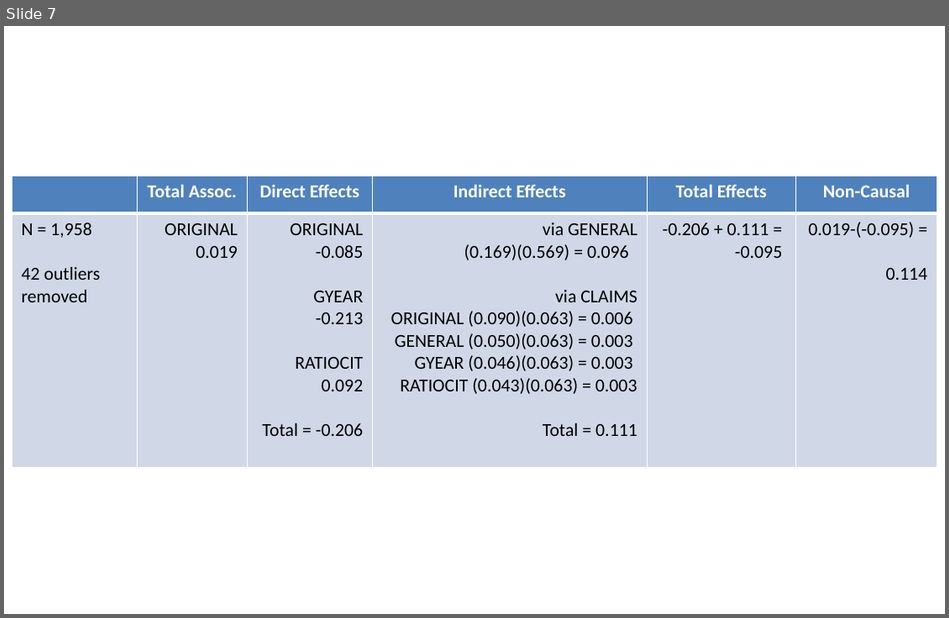
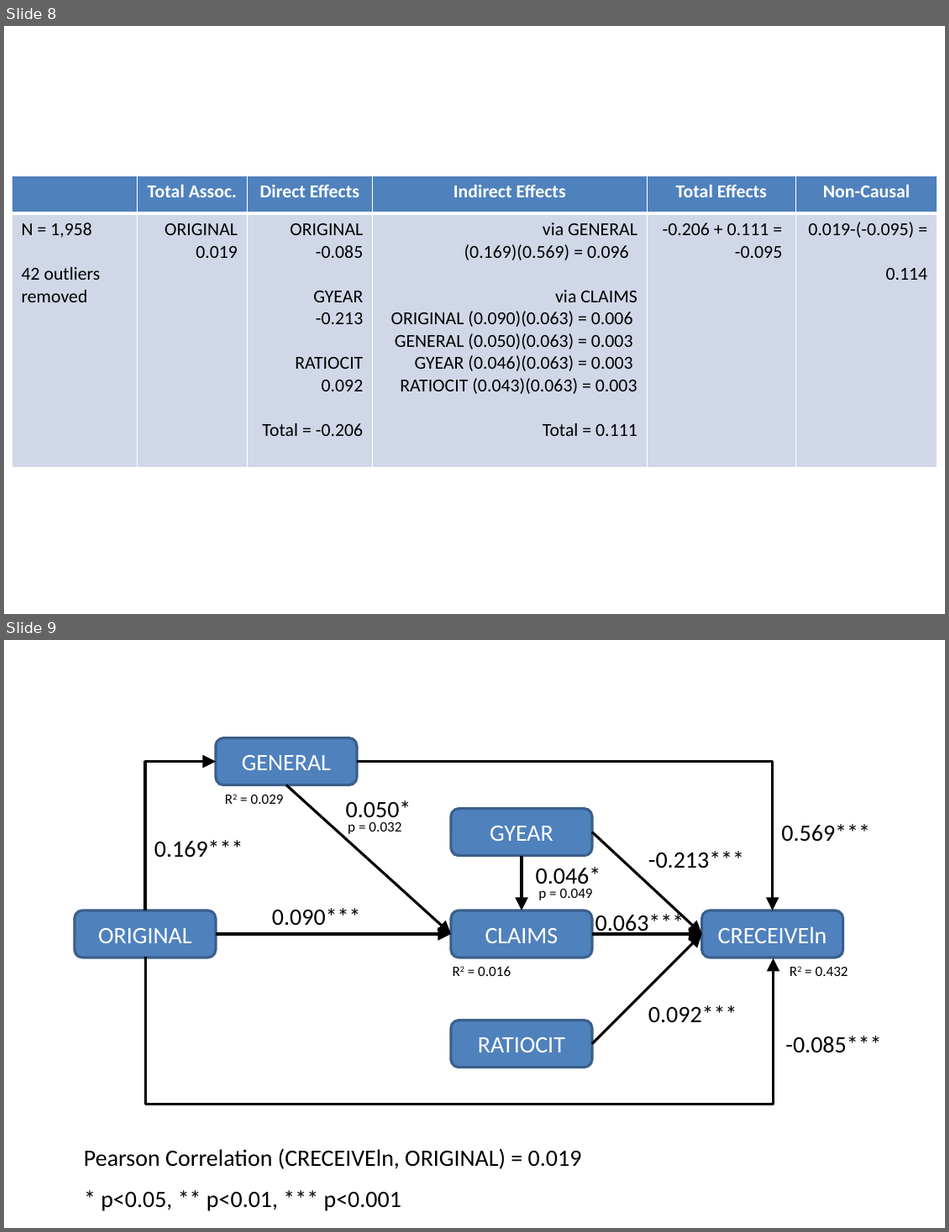
Before and after one commit to SLU-Courses-Townes/SOC6100, a slide deck: Assignments/Assignment03/Results/Townes_SOC6100_Assignment03_PathAnalysisModel_Diagram_v00.pptx. Shown one above the other, each under a label of ours: slide 7 before the commit, slides 8 and 9 after it. The pictures are 949x618 and 949x1232 pixels, drawn with LibreOffice and Linux fonts; fonts in the diff are those of the drawing. Boxes give left, top, right and bottom in pixels: in the first picture for what was removed or moved away, otherwise in the second. Text is boxed around its words. In the diff, an @@ line names an element or a change of style, - is before the commit and + after.

```diff
--- a/Assignments/Assignment03/Results/Townes_SOC6100_Assignment03_PathAnalysisModel_Diagram_v00.pptx
+++ b/Assignments/Assignment03/Results/Townes_SOC6100_Assignment03_PathAnalysisModel_Diagram_v00.pptx
@@ slide 9 added at (4, 640, 945, 1228), background #FFFFFF @@
@@ rounded rectangle added at (216, 737, 357, 784), fill #4F81BD, outline #3A5F8C 2 pt, 18 pt, text #FFFFFF @@
+GENERAL
@@ elbow arrow added from (145, 911) to (216, 761), #000000 2 pt @@
@@ elbow arrow added from (357, 761) to (773, 911), #000000 2 pt @@
@@ arrow added from (286, 784) to (451, 933), #000000 2 pt @@
@@ text added at (251, 795, 284, 804), 11 pt, text #000000 @@
+R2 = 0.029
@@ text added at (346, 800, 411, 823), 18 pt, text #000000 @@
+0.050*
@@ rounded rectangle added at (451, 808, 592, 855), fill #4F81BD, outline #3A5F8C 2 pt, 18 pt, text #FFFFFF @@
+GYEAR
@@ text added at (154, 840, 243, 858), 18 pt, text #000000 @@
+0.169***
@@ text added at (348, 822, 401, 834), 11 pt, text #000000 @@
+p = 0.032
@@ arrow added from (592, 832) to (702, 933), #000000 2 pt @@
@@ text added at (781, 824, 870, 842), 18 pt, text #000000 @@
+0.569***
@@ arrow added from (521, 855) to (521, 911), #000000 2 pt @@
@@ text added at (648, 851, 744, 868), 18 pt, text #000000 @@
+-0.213***
@@ text added at (536, 867, 601, 884), 18 pt, text #000000 @@
+0.046*
@@ text added at (538, 889, 593, 900), 11 pt, text #000000 @@
+p = 0.049
@@ rounded rectangle added at (75, 911, 216, 958), fill #4F81BD, outline #3A5F8C 2 pt, 18 pt, text #FFFFFF @@
+ORIGINAL
@@ text added at (272, 908, 361, 926), 18 pt, text #000000 @@
+0.090***
@@ rounded rectangle added at (451, 911, 592, 958), fill #4F81BD, outline #3A5F8C 2 pt, 18 pt, text #FFFFFF @@
+CLAIMS
@@ text added at (595, 910, 684, 936), 18 pt, text #000000 @@
+0.063***
@@ rounded rectangle added at (702, 911, 843, 958), fill #4F81BD, outline #3A5F8C 2 pt, 18 pt, text #FFFFFF @@
+CRECEIVEln
@@ arrow added from (216, 933) to (451, 933), #000000 2 pt @@
@@ arrow added from (592, 933) to (702, 933), #000000 2 pt @@
@@ arrow added from (592, 1043) to (702, 933), #000000 2 pt @@
@@ elbow arrow added from (146, 957) to (773, 958), #000000 2 pt @@
@@ text added at (478, 966, 511, 976), 11 pt, text #000000 @@
+R2 = 0.016
@@ text added at (815, 967, 848, 976), 11 pt, text #000000 @@
+R2 = 0.432
@@ text added at (648, 1005, 737, 1023), 18 pt, text #000000 @@
+0.092***
@@ rounded rectangle added at (451, 1020, 592, 1067), fill #4F81BD, outline #3A5F8C 2 pt, 18 pt, text #FFFFFF @@
+RATIOCIT
@@ text added at (785, 1036, 881, 1053), 18 pt, text #000000 @@
+-0.085***
@@ text added at (84, 1148, 582, 1169), 18 pt, text #000000 @@
+Pearson Correlation (CRECEIVEln, ORIGINAL) = 0.019
@@ text added at (101, 1192, 401, 1211), 18 pt, text #000000 @@
+* p<0.05, ** p<0.01, *** p<0.001
@@ what was slide 7 is now slide 8 @@
```
Also in this commit, not shown: 2 other slides added, 2 other files.
